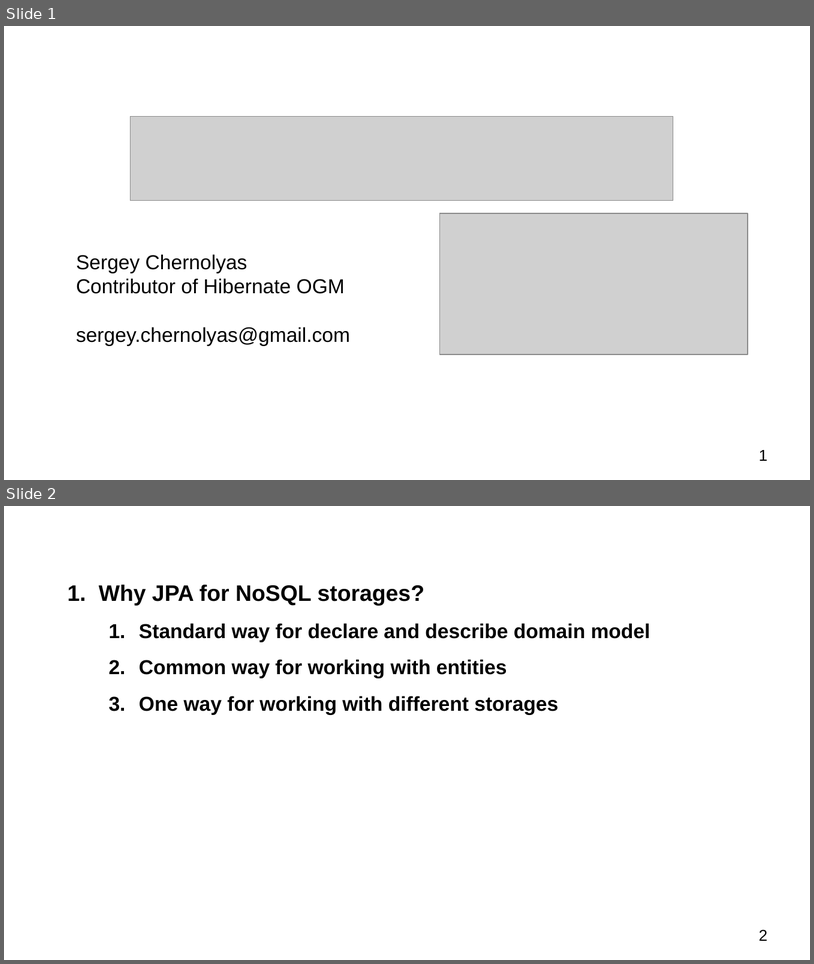
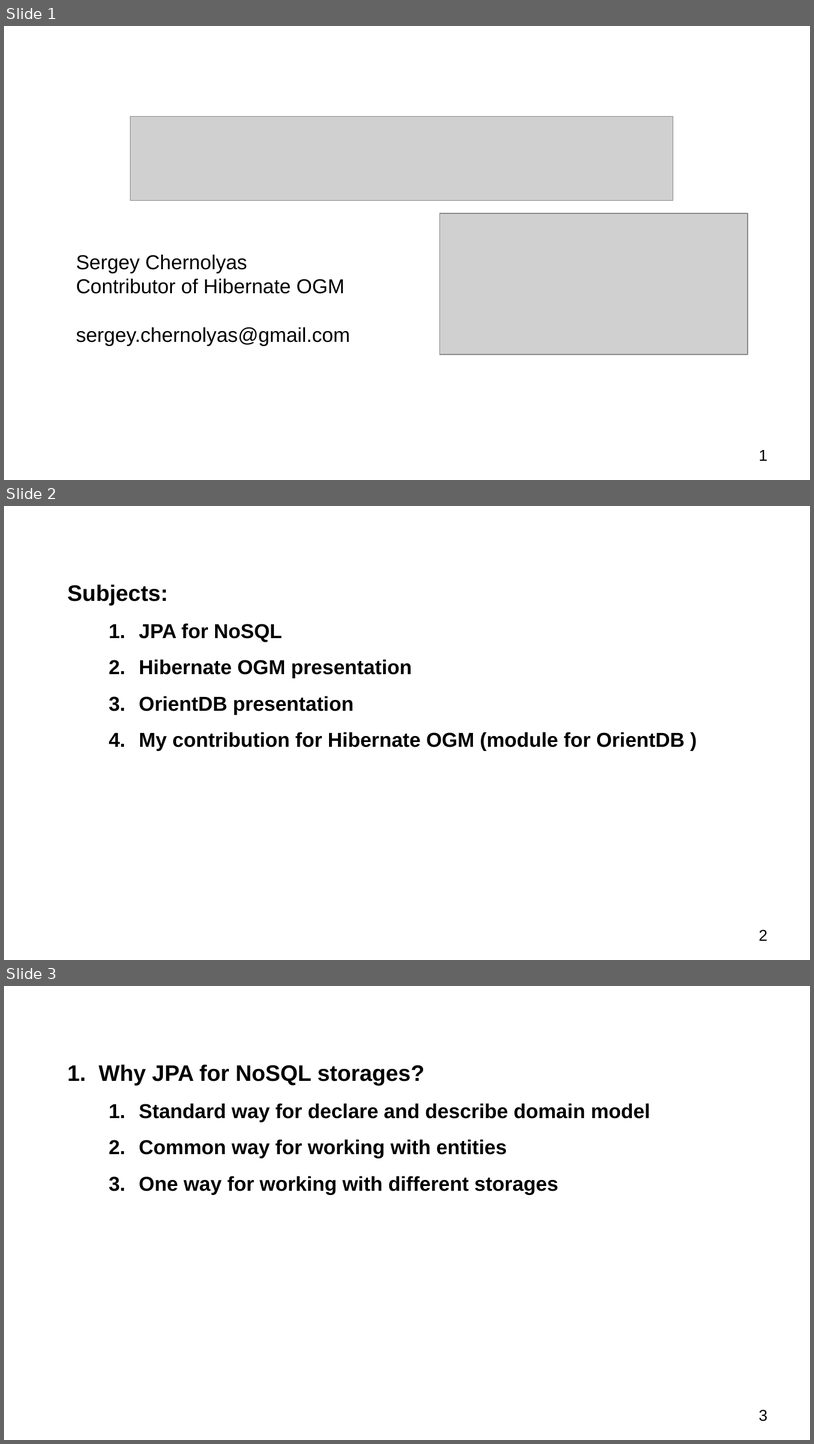
Before and after one commit to schernolyas/jpoint2017, a slide deck: presentation/jpoint2017.pptx. Shown one above the other, each under a label of ours: slides 1 and 2 before the commit, slides 1, 2 and 3 after it. The pictures are 814x964 and 814x1444 pixels, drawn with LibreOffice and Linux fonts; fonts in the diff are those of the drawing; grey boxes stand for pictures. Boxes give left, top, right and bottom in pixels: in the first picture for what was removed or moved away, otherwise in the second. Text is boxed around its words. In the diff, an @@ line names an element or a change of style, - is before the commit and + after.

```diff
--- a/presentation/jpoint2017.pptx
+++ b/presentation/jpoint2017.pptx
@@ slide 2 added at bbox=[4, 506, 810, 960], background #FFFFFF @@
@@ text added at bbox=[68, 585, 685, 750], 18 pt, text #000000, bold @@
+Subjects:
+  1. JPA for NoSQL
+  2. Hibernate OGM presentation
+  3. OrientDB presentation
+  4. My contribution for Hibernate OGM (module for OrientDB )
@@ page number added at bbox=[759, 929, 768, 940], 14 pt, text #000000 @@
+2
@@ what was slide 2 is now slide 3 @@
@@ page number at bbox=[759, 1409, 768, 1421]: text changed @@
-2
+3
```
Also in this commit, not shown: 2 slides changed, 3 other slides added.
